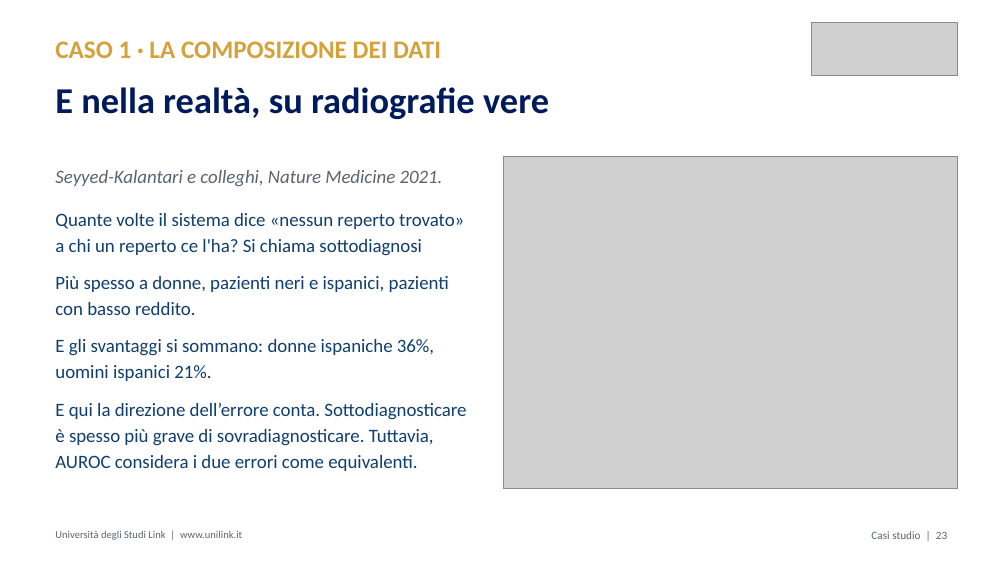
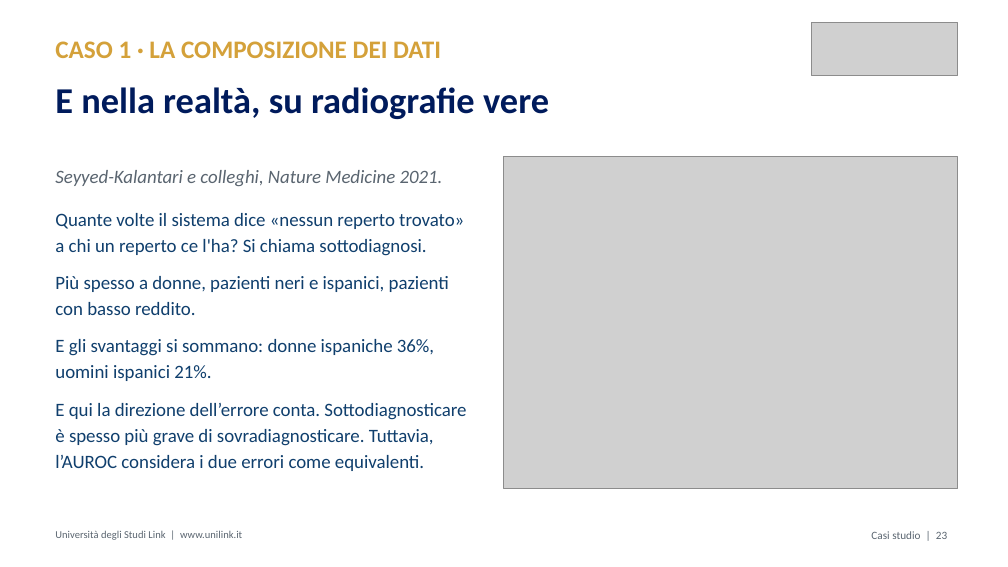
Before and after one commit to MicheleFerramola00/lezioni, a slide deck: slide 27 of slide/M2.4_Ferramola_slide.pptx. Drawn at 1008x567 pixels with LibreOffice and Linux fonts; fonts in the diff are those of the drawing; grey boxes stand for pictures. Boxes give left, top, right and bottom in pixels: in the first picture for what was removed or moved away, otherwise in the second. Text is boxed around its words. In the diff, an @@ line names an element or a change of style, - is before the commit and + after.

```diff
--- a/slide/M2.4_Ferramola_slide.pptx
+++ b/slide/M2.4_Ferramola_slide.pptx
@@ text at [55,213,464,256]: text changed @@
-Quante volte il sistema dice «nessun reperto trovato» a chi un reperto ce l'ha? Si chiama sottodiagnosi
+Quante volte il sistema dice «nessun reperto trovato» a chi un reperto ce l'ha? Si chiama sottodiagnosi.
@@ text at [55,403,466,471]: text changed @@
-E qui la direzione dell’errore conta. Sottodiagnosticare è spesso più grave di sovradiagnosticare. Tuttavia, AUROC considera i due errori come equivalenti.
+E qui la direzione dell’errore conta. Sottodiagnosticare è spesso più grave di sovradiagnosticare. Tuttavia, l’AUROC considera i due errori come equivalenti.
```
Also in this commit, not shown: 8 other slides changed, 3 other files.
